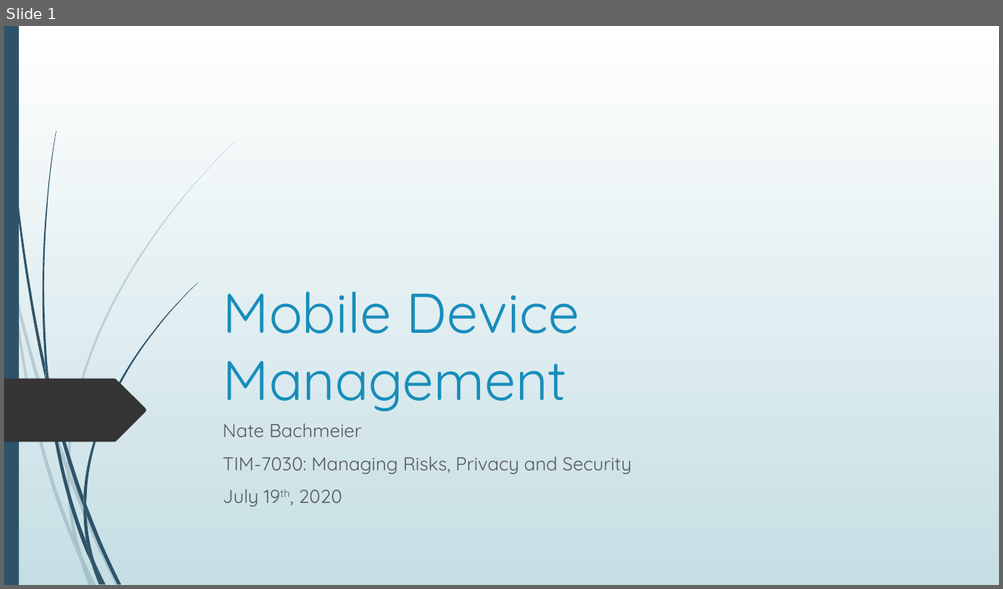
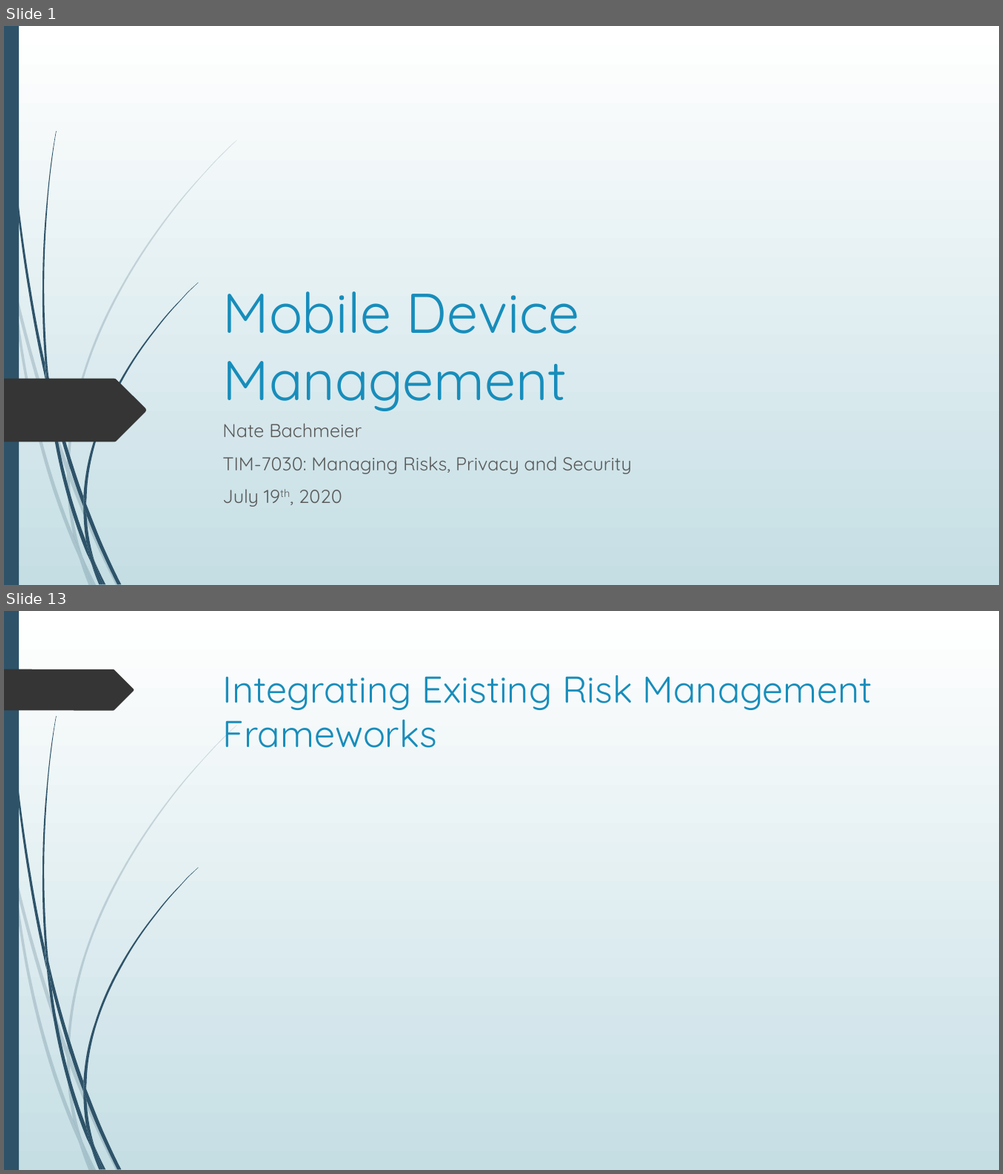
Before and after one commit to dr-natetorious/TIM-7030-Managing_Risks_and_Privacy, a slide deck: Week7_MasterDataMgmt/BachmeierNTIM7030-7.pptx. Shown one above the other, each under a label of ours: slide 1 before the commit, slides 1 and 13 after it; the slides between them are not shown. The pictures are 1003x589 and 1003x1174 pixels, drawn with LibreOffice and Linux fonts; fonts in the diff are those of the drawing. Boxes give left, top, right and bottom in pixels: in the first picture for what was removed or moved away, otherwise in the second. Text is boxed around its words. In the diff, an @@ line names an element or a change of style, - is before the commit and + after.

```diff
--- a/Week7_MasterDataMgmt/BachmeierNTIM7030-7.pptx
+++ b/Week7_MasterDataMgmt/BachmeierNTIM7030-7.pptx
@@ slide 13 added at box(4, 611, 999, 1170), background gradient #FFFFFF to #C5DEE5; not listed: 23 template elements that a slide beside it also shows @@
@@ freeform shape added at box(4, 669, 134, 710), fill #353535 @@
@@ title added at box(223, 675, 872, 748), 36 pt, text #178DBB @@
+Integrating Existing Risk Management Frameworks
```
Also in this commit, not shown: 2 slides changed, 11 other slides added.
